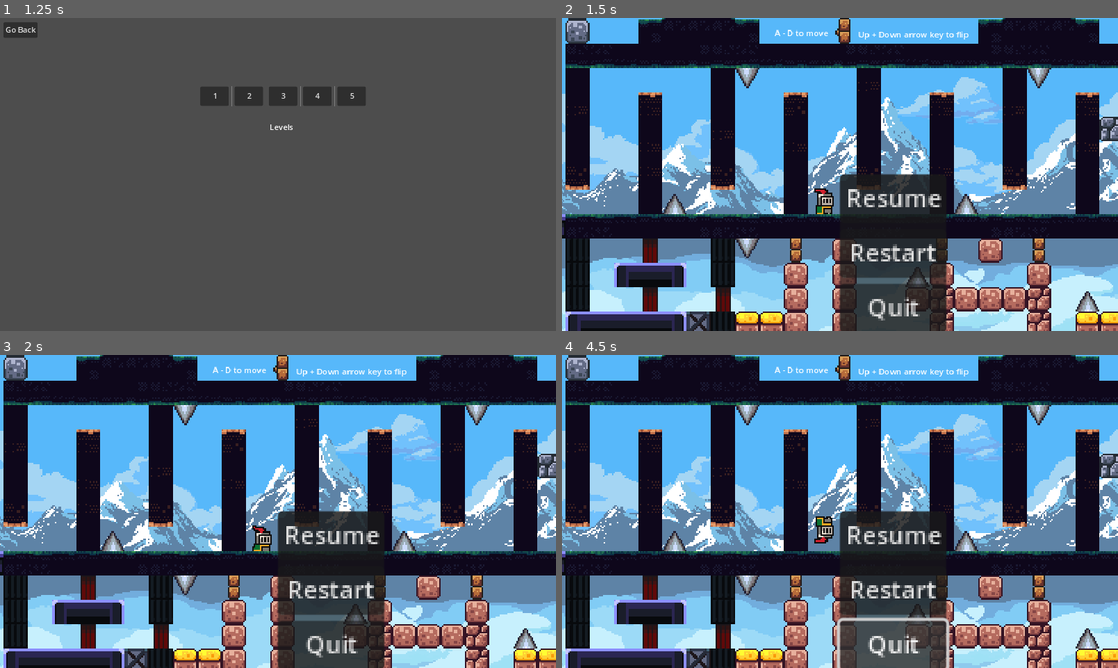
Above: before the commit, frames 1-4 (two rows, left to right).
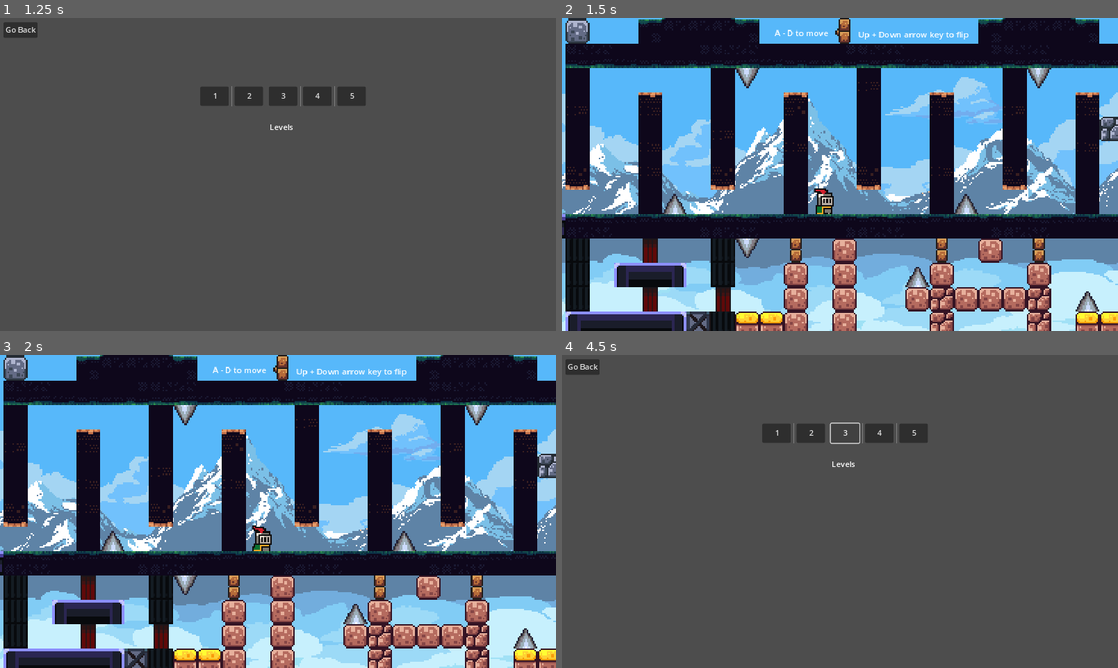
Above: after the commit, the same moments.

Repository: AirbusA340/YR-11-Game
Game: Godot game, scene res://scenes/menu.tscn
Two runs of this game, one before a commit and one after it. Both use one fixed random seed, a clock stepped at 60 frames per second and the inputs below.
Inputs (mouse positions are in pixels of both pictures, inside the frame that each line leads up to):
- Up to frame 1 (1.25 s): click "Play" at 0.5 s
- Up to frame 2 (1.5 s): click "1" at 1.25 s
- Up to frame 3 (2 s): no input
- Up to frame 4 (4.5 s): click (895, 536) at 2 s, where only the run before the commit has a clickable "Resume"; click (895, 589) at 2.75 s, where only the run before the commit has a clickable "Restart"; click "Restart" (after the commit: "2") at 3.5 s; click "Quit" (after the commit: "3") at 4.25 s

Frame 1 is identical in both runs. In frame 2, 22% of the frame differs, in the area x 0-100%, y 15-100%; in frame 3, 22%; in frame 4, 97%, in the area x 0-100%, y 0-100%.
Error before the commit: Parse Error: Expected indented block after function declaration. (res://scripts/Control.gd:13)

Commit message:
finished the menus

Diff:
--- /dev/null
+++ b/scenes/game.gdshader
@@ -0,0 +1,15 @@
+shader_type canvas_item;
+uniform sampler2D SCREEN_TEXTURE: hint_screen_texture, filter_linear_mipmap;
+
+uniform float lod: hint_range(0.0, 5) = 0.0;
+
+
+void fragment() {
+	vec4 color = texture(SCREEN_TEXTURE, SCREEN_UV, lod);
+	COLOR = color;
+}
+
+//void light() {
+	// Called for every pixel for every light affecting the CanvasItem.
+	// Uncomment to replace the default light processing function with this one.
+//}
--- a/scenes/game.tscn
+++ b/scenes/game.tscn
@@ -16,6 +16,7 @@
 [ext_resource type="Texture2D" uid="uid://bb37aj3uaywak" path="res://assets/adve/adve/tiles.png" id="13_wajlp"]
 [ext_resource type="Texture2D" uid="uid://dih1nwiqbbtsn" path="res://assets/16-bit-spike-Sheet.png" id="15_kgr3o"]
 [ext_resource type="Script" path="res://scripts/Control.gd" id="16_ofqdm"]
+[ext_resource type="Shader" path="res://scenes/game.gdshader" id="17_1k17t"]
 
 [sub_resource type="TileSetAtlasSource" id="TileSetAtlasSource_5xopa"]
 texture = ExtResource("3_o4pqg")
@@ -1299,7 +1300,223 @@
 [sub_resource type="RectangleShape2D" id="RectangleShape2D_rwiy1"]
 size = Vector2(16, 13)
 
+[sub_resource type="ShaderMaterial" id="ShaderMaterial_q27la"]
+shader = ExtResource("17_1k17t")
+shader_parameter/lod = 0.0
+
+[sub_resource type="Animation" id="Animation_jp5y2"]
+resource_name = "blur"
+length = 0.3
+tracks/0/type = "bezier"
+tracks/0/imported = false
+tracks/0/enabled = true
+tracks/0/path = NodePath("ColorRect:material:shader_parameter/lod")
+tracks/0/interp = 1
+tracks/0/loop_wrap = true
+tracks/0/keys = {
+"handle_modes": PackedInt32Array(0, 0),
+"points": PackedFloat32Array(0, -0.25, 0, 0.25, 0, 0.83, -0.25, 0, 0.25, 0),
+"times": PackedFloat32Array(0, 0.3)
+}
+tracks/1/type = "bezier"
+tracks/1/imported = false
+tracks/1/enabled = true
+tracks/1/path = NodePath("PanelContainer2:modulate:r")
+tracks/1/interp = 1
+tracks/1/loop_wrap = true
+tracks/1/keys = {
+"handle_modes": PackedInt32Array(0, 0),
+"points": PackedFloat32Array(1, -0.25, 0, 0.25, 0, 1, -0.25, 0, 0.25, 0),
+"times": PackedFloat32Array(0, 0.3)
+}
+tracks/2/type = "bezier"
+tracks/2/imported = false
+tracks/2/enabled = true
+tracks/2/path = NodePath("PanelContainer2:modulate:g")
+tracks/2/interp = 1
+tracks/2/loop_wrap = true
+tracks/2/keys = {
+"handle_modes": PackedInt32Array(0, 0),
+"points": PackedFloat32Array(1, -0.25, 0, 0.25, 0, 1, -0.25, 0, 0.25, 0),
+"times": PackedFloat32Array(0, 0.3)
+}
+tracks/3/type = "bezier"
+tracks/3/imported = false
+tracks/3/enabled = true
+tracks/3/path = NodePath("PanelContainer2:modulate:b")
+tracks/3/interp = 1
+tracks/3/loop_wrap = true
+tracks/3/keys = {
+"handle_modes": PackedInt32Array(0, 0),
+"points": PackedFloat32Array(1, -0.25, 0, 0.25, 0, 1, -0.25, 0, 0.25, 0),
+"times": PackedFloat32Array(0, 0.3)
+}
+tracks/4/type = "bezier"
+tracks/4/imported = false
+tracks/4/enabled = true
+tracks/4/path = NodePath("PanelContainer2:modulate:a")
+tracks/4/interp = 1
+tracks/4/loop_wrap = true
+tracks/4/keys = {
+"handle_modes": PackedInt32Array(0, 0),
+"points": PackedFloat32Array(0, -0.25, 0, 0.25, 0, 1, -0.25, 0, 0.25, 0),
+"times": PackedFloat32Array(0, 0.3)
+}
+tracks/5/type = "bezier"
+tracks/5/imported = false
+tracks/5/enabled = true
+tracks/5/path = NodePath("PanelContainer:modulate:r")
+tracks/5/interp = 1
+tracks/5/loop_wrap = true
+tracks/5/keys = {
+"handle_modes": PackedInt32Array(0, 0),
+"points": PackedFloat32Array(1, -0.25, 0, 0.25, 0, 1, -0.25, 0, 0.25, 0),
+"times": PackedFloat32Array(0, 0.3)
+}
+tracks/6/type = "bezier"
+tracks/6/imported = false
+tracks/6/enabled = true
+tracks/6/path = NodePath("PanelContainer:modulate:g")
+tracks/6/interp = 1
+tracks/6/loop_wrap = true
+tracks/6/keys = {
+"handle_modes": PackedInt32Array(0, 0),
+"points": PackedFloat32Array(1, -0.25, 0, 0.25, 0, 1, -0.25, 0, 0.25, 0),
+"times": PackedFloat32Array(0, 0.3)
+}
+tracks/7/type = "bezier"
+tracks/7/imported = false
+tracks/7/enabled = true
+tracks/7/path = NodePath("PanelContainer:modulate:b")
+tracks/7/interp = 1
+tracks/7/loop_wrap = true
+tracks/7/keys = {
+"handle_modes": PackedInt32Array(0, 0),
+"points": PackedFloat32Array(1, -0.25, 0, 0.25, 0, 1, -0.25, 0, 0.25, 0),
+"times": PackedFloat32Array(0, 0.3)
+}
+tracks/8/type = "bezier"
+tracks/8/imported = false
+tracks/8/enabled = true
+tracks/8/path = NodePath("PanelContainer:modulate:a")
+tracks/8/interp = 1
+tracks/8/loop_wrap = true
+tracks/8/keys = {
+"handle_modes": PackedInt32Array(0, 0),
+"points": PackedFloat32Array(0, -0.25, 0, 0.25, 0, 1, -0.25, 0, 0.25, 0),
+"times": PackedFloat32Array(0, 0.3)
+}
+
+[sub_resource type="Animation" id="Animation_rtioi"]
+length = 0.001
+tracks/0/type = "bezier"
+tracks/0/imported = false
+tracks/0/enabled = true
+tracks/0/path = NodePath("ColorRect:material:shader_parameter/lod")
+tracks/0/interp = 1
+tracks/0/loop_wrap = true
+tracks/0/keys = {
+"handle_modes": PackedInt32Array(0),
+"points": PackedFloat32Array(0, -0.25, 0, 0.25, 0),
+"times": PackedFloat32Array(0)
+}
+tracks/1/type = "bezier"
+tracks/1/imported = false
+tracks/1/enabled = true
+tracks/1/path = NodePath("PanelContainer2:modulate:r")
+tracks/1/interp = 1
+tracks/1/loop_wrap = true
+tracks/1/keys = {
+"handle_modes": PackedInt32Array(0),
+"points": PackedFloat32Array(1, -0.25, 0, 0.25, 0),
+"times": PackedFloat32Array(0)
+}
+tracks/2/type = "bezier"
+tracks/2/imported = false
+tracks/2/enabled = true
+tracks/2/path = NodePath("PanelContainer2:modulate:g")
+tracks/2/interp = 1
+tracks/2/loop_wrap = true
+tracks/2/keys = {
+"handle_modes": PackedInt32Array(0),
+"points": PackedFloat32Array(1, -0.25, 0, 0.25, 0),
+"times": PackedFloat32Array(0)
+}
+tracks/3/type = "bezier"
+tracks/3/imported = false
+tracks/3/enabled = true
+tracks/3/path = NodePath("PanelContainer2:modulate:b")
+tracks/3/interp = 1
+tracks/3/loop_wrap = true
+tracks/3/keys = {
+"handle_modes": PackedInt32Array(0),
+"points": PackedFloat32Array(1, -0.25, 0, 0.25, 0),
+"times": PackedFloat32Array(0)
+}
+tracks/4/type = "bezier"
+tracks/4/imported = false
+tracks/4/enabled = true
+tracks/4/path = NodePath("PanelContainer2:modulate:a")
+tracks/4/interp = 1
+tracks/4/loop_wrap = true
+tracks/4/keys = {
+"handle_modes": PackedInt32Array(0),
+"points": PackedFloat32Array(0, -0.25, 0, 0.25, 0),
+"times": PackedFloat32Array(0)
+}
+tracks/5/type = "bezier"
+tracks/5/imported = false
+tracks/5/enabled = true
+tracks/5/path = NodePath("PanelContainer:modulate:r")
+tracks/5/interp = 1
+tracks/5/loop_wrap = true
+tracks/5/keys = {
+"handle_modes": PackedInt32Array(0),
+"points": PackedFloat32Array(1, -0.25, 0, 0.25, 0),
+"times": PackedFloat32Array(0)
+}
+tracks/6/type = "bezier"
+tracks/6/imported = false
+tracks/6/enabled = true
+tracks/6/path = NodePath("PanelContainer:modulate:g")
+tracks/6/interp = 1
+tracks/6/loop_wrap = true
+tracks/6/keys = {
+"handle_modes": PackedInt32Array(0),
+"points": PackedFloat32Array(1, -0.25, 0, 0.25, 0),
+"times": PackedFloat32Array(0)
+}
+tracks/7/type = "bezier"
+tracks/7/imported = false
+tracks/7/enabled = true
+tracks/7/path = NodePath("PanelContainer:modulate:b")
+tracks/7/interp = 1
+tracks/7/loop_wrap = true
+tracks/7/keys = {
+"handle_modes": PackedInt32Array(0),
+"points": PackedFloat32Array(1, -0.25, 0, 0.25, 0),
+"times": PackedFloat32Array(0)
+}
+tracks/8/type = "bezier"
+tracks/8/imported = false
+tracks/8/enabled = true
+tracks/8/path = NodePath("PanelContainer:modulate:a")
+tracks/8/interp = 1
+tracks/8/loop_wrap = true
+tracks/8/keys = {
+"handle_modes": PackedInt32Array(0),
+"points": PackedFloat32Array(0, -0.25, 0, 0.25, 0),
+"times": PackedFloat32Array(0)
+}
+
+[sub_resource type="AnimationLibrary" id="AnimationLibrary_2pg4u"]
+_data = {
+"RESET": SubResource("Animation_rtioi"),
+"blur": SubResource("Animation_jp5y2")
+}
+
 [node name="Game" type="Node2D"]
+position = Vector2(530, 293)
 script = ExtResource("1_qqwa7")
 
 [node name="ParallaxBackground" type="ParallaxBackground" parent="."]
@@ -1835,33 +2052,67 @@
 position = Vector2(0, 1.5)
 shape = SubResource("RectangleShape2D_rwiy1")
 
-[node name="Control" type="Control" parent="."]
+[node name="CanvasLayer" type="CanvasLayer" parent="."]
+
+[node name="Control" type="Control" parent="CanvasLayer"]
 process_mode = 3
 layout_mode = 3
 anchors_preset = 0
-offset_right = 40.0
-offset_bottom = 40.0
+offset_left = 462.0
+offset_top = 141.0
+offset_right = 502.0
+offset_bottom = 181.0
+scale = Vector2(3.54682, 3.54682)
 script = ExtResource("16_ofqdm")
 
-[node name="PanelContainer" type="PanelContainer" parent="Control"]
+[node name="ColorRect" type="ColorRect" parent="CanvasLayer/Control"]
+material = SubResource("ShaderMaterial_q27la")
+layout_mode = 1
+anchors_preset = 15
+anchor_right = 1.0
+anchor_bottom = 1.0
+offset_left = -132.231
+offset_top = -43.9831
+offset_right = -132.231
+offset_bottom = -43.9831
+grow_horizontal = 2
+grow_vertical = 2
+scale = Vector2(8.29232, 4.8339)
+
+[node name="PanelContainer2" type="PanelContainer" parent="CanvasLayer/Control"]
+modulate = Color(1, 1, 1, 0)
 layout_mode = 0
-offset_right = 40.0
-offset_bottom = 40.0
-
-[node name="VBoxContainer" type="VBoxContainer" parent="Control/PanelContainer"]
+offset_left = -35.4726
+offset_top = -19.3917
+offset_right = 4.52744
+offset_bottom = 20.6083
+scale = Vector2(3.56918, 3.56918)
+
+[node name="PanelContainer" type="PanelContainer" parent="CanvasLayer/Control"]
+modulate = Color(1, 1, 1, 0)
+layout_mode = 0
+offset_right = 70.0
+offset_bottom = 101.0
+
+[node name="VBoxContainer" type="VBoxContainer" parent="CanvasLayer/Control/PanelContainer"]
 layout_mode = 2
 
-[node name="Button" type="Button" parent="Control/PanelContainer/VBoxContainer"]
+[node name="Resume" type="Button" parent="CanvasLayer/Control/PanelContainer/VBoxContainer"]
 layout_mode = 2
 text = "Resume"
 
-[node name="Button2" type="Button" parent="Control/PanelContainer/VBoxContainer"]
+[node name="Restart" type="Button" parent="CanvasLayer/Control/PanelContainer/VBoxContainer"]
 layout_mode = 2
 text = "Restart"
 
-[node name="Button3" type="Button" parent="Control/PanelContainer/VBoxContainer"]
+[node name="Quit" type="Button" parent="CanvasLayer/Control/PanelContainer/VBoxContainer"]
 layout_mode = 2
 text = "Quit"
+
+[node name="AnimationPlayer" type="AnimationPlayer" parent="CanvasLayer/Control"]
+libraries = {
+"": SubResource("AnimationLibrary_2pg4u")
+}
 
 [connection signal="timeout" from="Spikes/Timer" to="." method="_on_timer_timeout"]
 [connection signal="timeout" from="Spikes/Timer" to="Player" method="_on_timer_timeout"]
@@ -1939,3 +2190,7 @@
 [connection signal="timeout" from="Spikes/Spikes19/Timer" to="Player" method="_on_timer_timeout"]
 [connection signal="body_entered" from="Spikes/Spikes19/Sprite2D/Area2D" to="." method="_on_area_2d_body_entered"]
 [connection signal="body_entered" from="Spikes/Spikes19/Sprite2D/Area2D" to="Player" method="_on_area_2d_body_entered"]
+[connection signal="pressed" from="CanvasLayer/Control/PanelContainer/VBoxContainer/Resume" to="." method="_on_resume_pressed"]
+[connection signal="pressed" from="CanvasLayer/Control/PanelContainer/VBoxContainer/Resume" to="CanvasLayer/Control" method="_on_resume_pressed"]
+[connection signal="pressed" from="CanvasLayer/Control/PanelContainer/VBoxContainer/Restart" to="CanvasLayer/Control" method="_on_restart_pressed"]
+[connection signal="pressed" from="CanvasLayer/Control/PanelContainer/VBoxContainer/Quit" to="CanvasLayer/Control" method="_on_quit_pressed"]
--- a/scripts/Control.gd
+++ b/scripts/Control.gd
@@ -1,13 +1,41 @@
 extends Control
 
+func _ready():
+	$AnimationPlayer.play("RESET")
+# Called when the node enters the scene tree for the first time.
 
-# Called when the node enters the scene tree for the first time.
 func resume():
 	get_tree().paused = false
+	$AnimationPlayer.play_backwards("blur")
 
 
 # Called every frame. 'delta' is the elapsed time since the previous frame.
-func pause(delta):
+func pause():
 	get_tree().paused = true
+	$AnimationPlayer.play("blur")
 
 func testEsc():
+	if Input.is_action_just_pressed("pause") and get_tree().paused == false:
+		pause()
+	elif Input.is_action_just_pressed("pause") and get_tree().paused == true:
+		resume()
+
+func _on_resume_pressed():
+	resume()
+
+
+
+
+func _on_restart_pressed():
+	resume()
+	get_tree().reload_current_scene()
+
+
+
+func _on_quit_pressed():
+	get_tree().paused = false
+	get_tree().change_scene_to_file("res://scenes/level_selection.tscn")
+
+
+func _process(_delta):
+	testEsc()
Not shown: 1 places in scenes/game.tscn that only renumber resources
